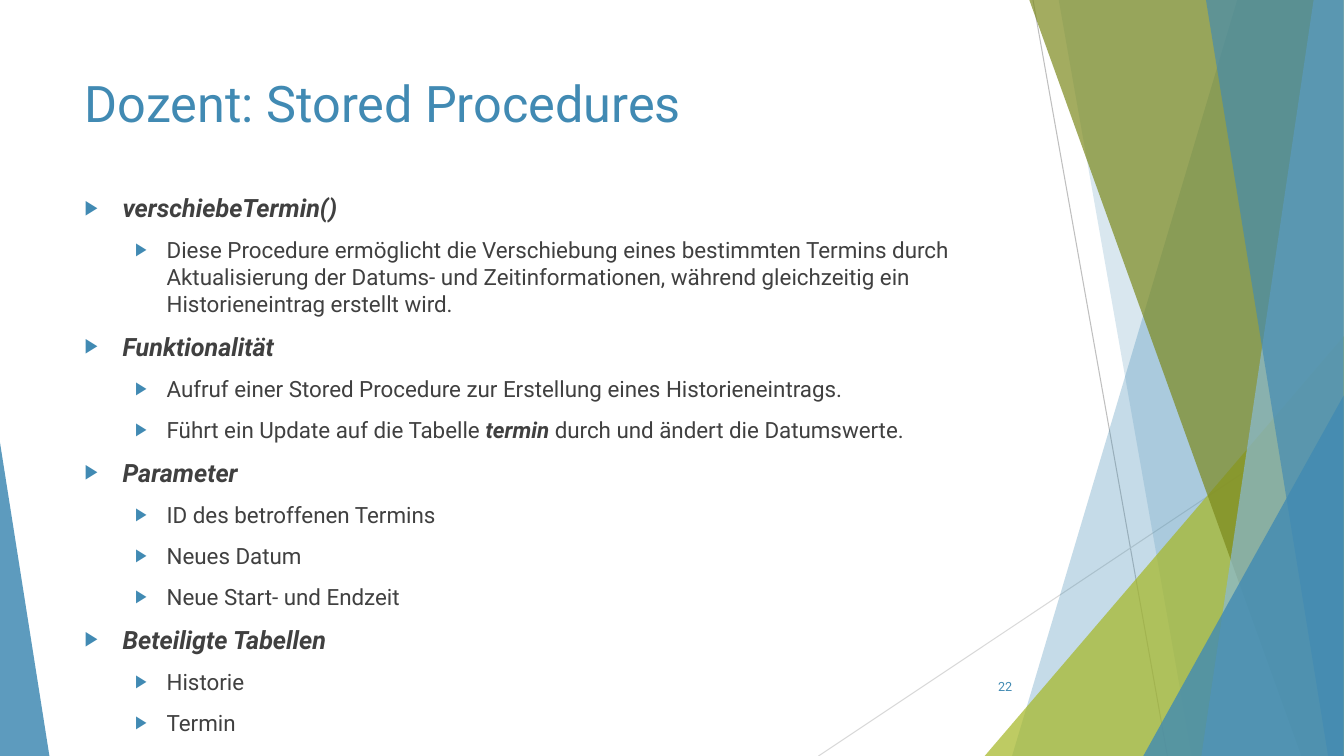
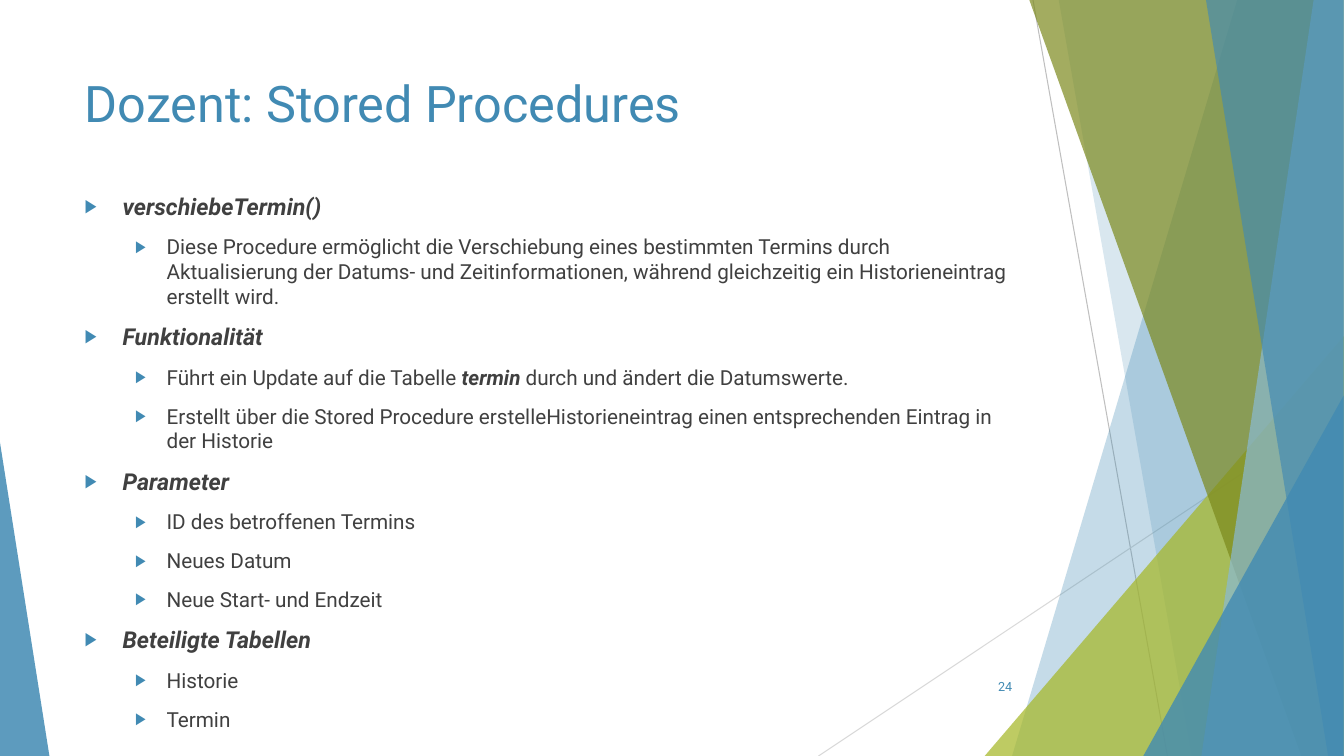
Before and after one commit to ThorbenKonopka/db_WS23_24, a slide deck: slide 24 of Präsentation/Präsentation.pptx (slide 22 before the commit). Drawn at 1344x756 pixels with LibreOffice and Linux fonts; fonts in the diff are those of the drawing. Boxes give left, top, right and bottom in pixels: in the first picture for what was removed or moved away, otherwise in the second. Text is boxed around its words. In the diff, an @@ line names an element or a change of style, - is before the commit and + after.

```diff
--- a/Präsentation/Präsentation.pptx
+++ b/Präsentation/Präsentation.pptx
@@ text at (123, 197, 1006, 727): size 18 to 16.6 pt in "verschiebeTermin()", "Funktionalität", "Parameter", "Beteiligte Tabellen"; size 16 to 14.8 pt in "Diese Procedure ermöglicht die Verschiebung eines bestimmten ...", "Führt ein Update auf die Tabelle termin ...", "ID des betroffenen Termins", "Neues Datum" and 3 more places @@
@@ text at (167, 380, 842, 402): paragraph removed @@
-  ▶ Aufruf einer Stored Procedure zur Erstellung eines Historieneintrags.
@@ text at (167, 408, 991, 448): paragraph added @@
+  ▶ Erstellt über die Stored Procedure erstelleHistorieneintrag einen entsprechenden Eintrag in der Historie
@@ page number at (998, 682, 1012, 691): text changed @@
-22
+24
```
Also in this commit, not shown: 23 other slides changed, 5 slides added, 3 slides removed.
